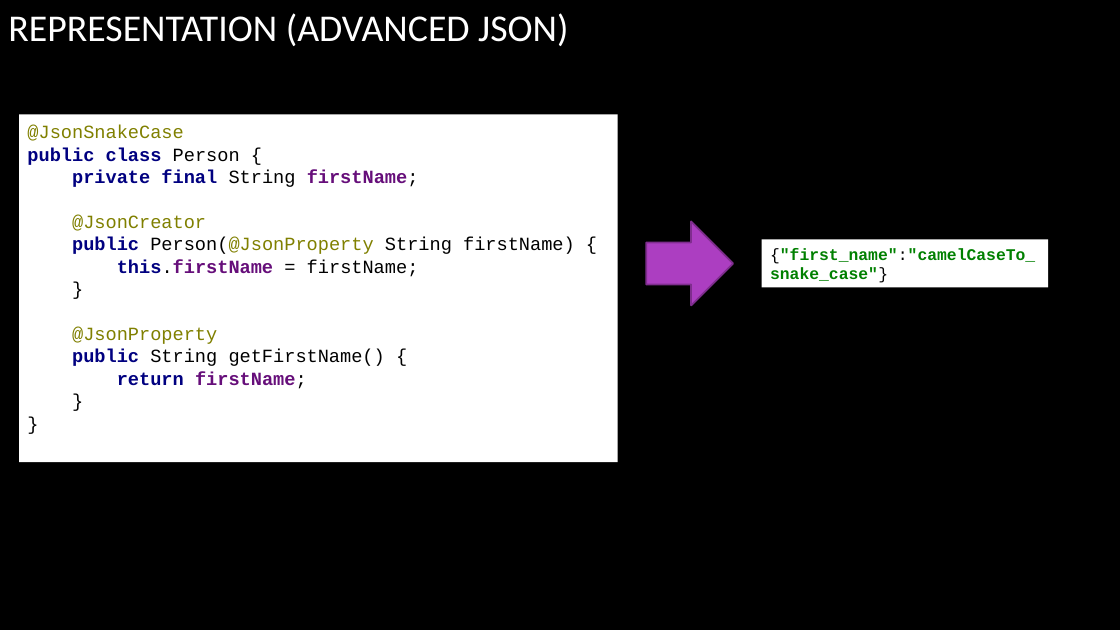
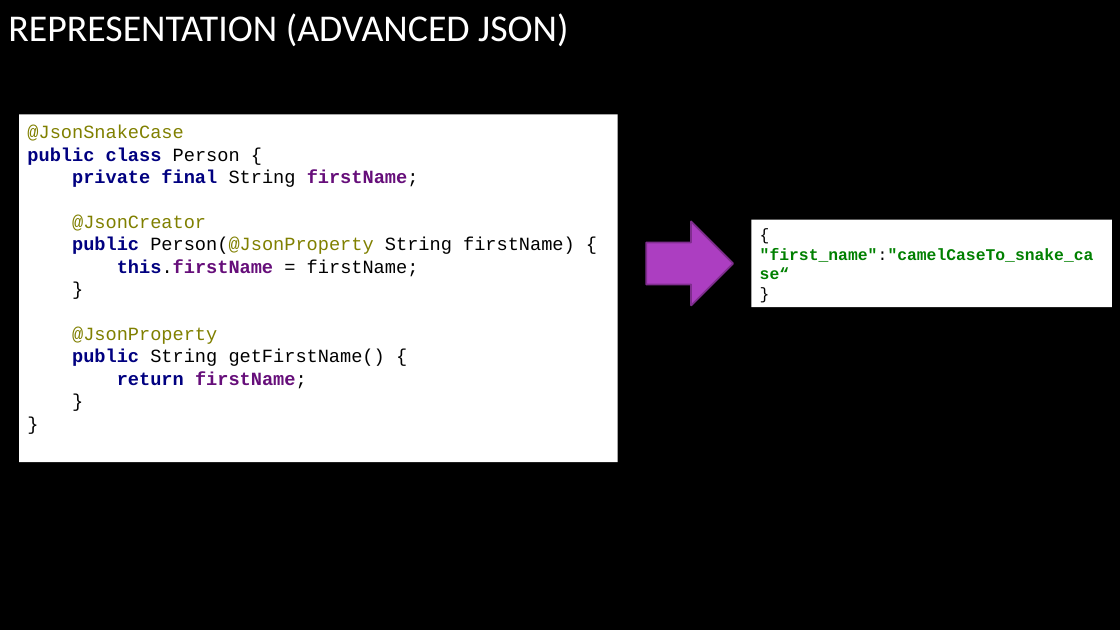
Before and after one commit to arenat/wiza_1, a slide deck: slide 22 of wiza.pptx (slide 21 before the commit). Drawn at 1120x630 pixels with LibreOffice and Linux fonts; fonts in the diff are those of the drawing; background and template pictures are left out. Boxes give left, top, right and bottom in pixels: in the first picture for what was removed or moved away, otherwise in the second. Text is boxed around its words. In the diff, an @@ line names an element or a change of style, - is before the commit and + after.

```diff
--- a/wiza.pptx
+++ b/wiza.pptx
@@ rectangle "{": place and size @@
-rectangle "{" at <box>762,239,1049,287</box>
+rectangle "{" at <box>751,219,1112,307</box>
@@ text in rectangle at <box>760,248,1094,262</box>: text changed @@
-{"first_name":"camelCaseTo_snake_case"}
+{
+"first_name":"camelCaseTo_snake_case“
+}
```
Also in this commit, not shown: 34 other slides changed, 3 slides added, 1 other file.
